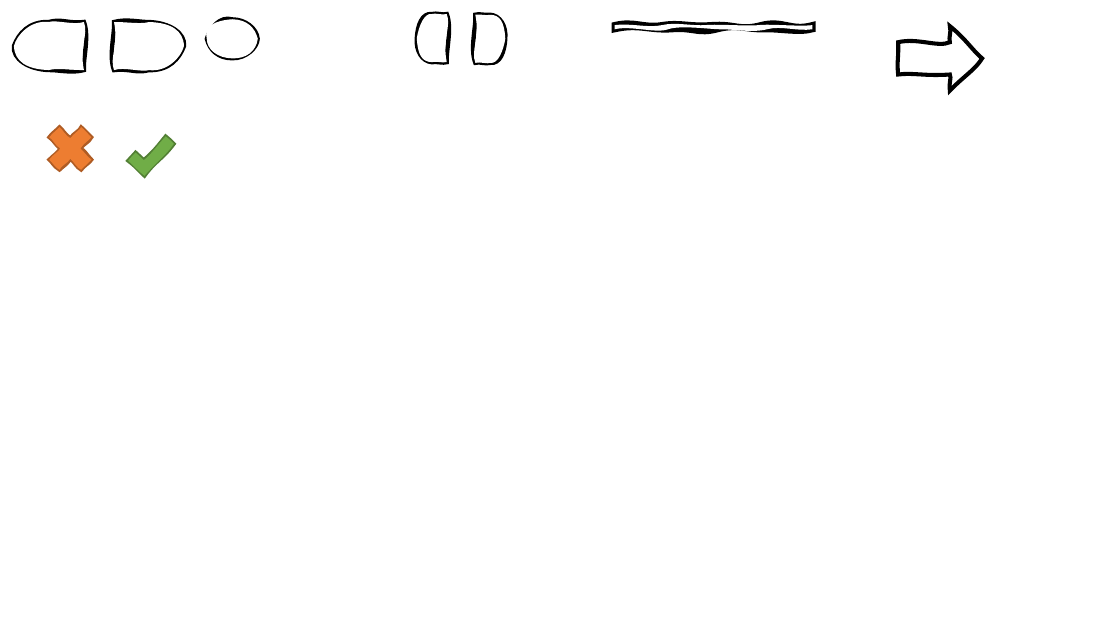
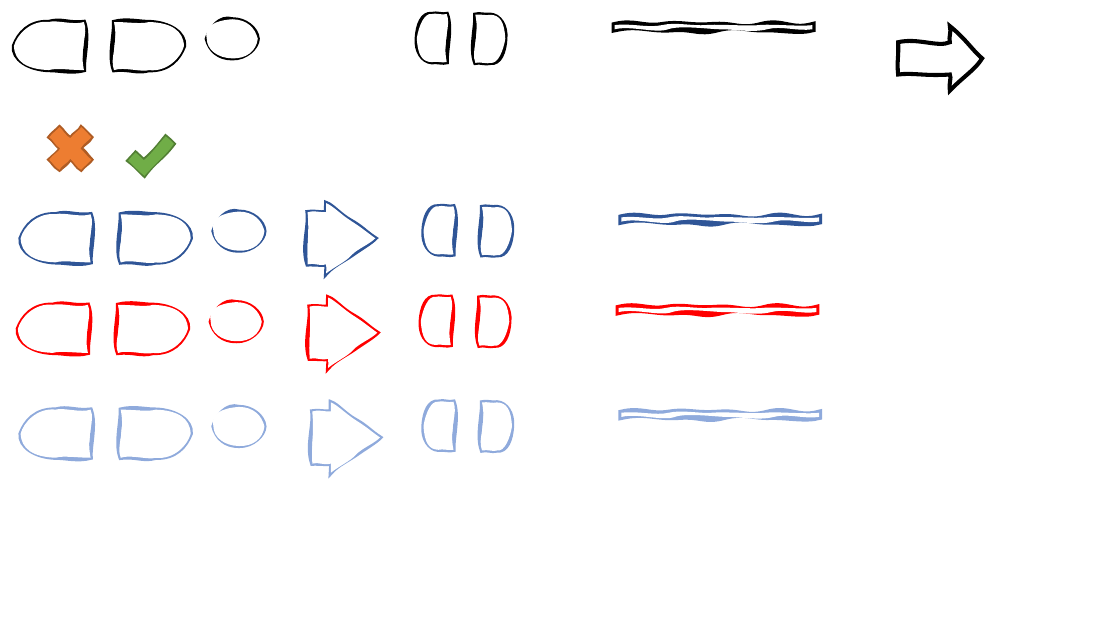
Before and after one commit to TiLuHa/perceptron, a slide deck: slide 28 of pptx/Birnen.pptx. Drawn at 1120x630 pixels with LibreOffice and Linux fonts; fonts in the diff are those of the drawing. Boxes give left, top, right and bottom in pixels: in the first picture for what was removed or moved away, otherwise in the second. Text is boxed around its words. In the diff, an @@ line names an element or a change of style, - is before the commit and + after.

Commit message:
slides angepasst

```diff
--- a/pptx/Birnen.pptx
+++ b/pptx/Birnen.pptx
@@ freeform shape added at box(308, 203, 376, 274), fill #FFFFFF, outline #2F5597 3.75 pt @@
@@ freeform shape added at box(423, 207, 454, 255), fill #FFFFFF, outline #2F5597 3.75 pt @@
@@ freeform shape added at box(482, 208, 513, 255), fill #FFFFFF, outline #2F5597 3.75 pt @@
@@ freeform shape added at box(21, 214, 91, 262), fill #FFFFFF, outline #2F5597 3.75 pt @@
@@ freeform shape added at box(121, 214, 191, 262), fill #FFFFFF, outline #2F5597 3.75 pt @@
@@ freeform shape added at box(213, 212, 265, 251), fill #FFFFFF, outline #2F5597 3.5 pt @@
@@ freeform shape added at box(622, 218, 819, 222), fill #FFFFFF, outline #2F5597 5.25 pt @@
@@ freeform shape added at box(310, 297, 378, 368), fill #FFFFFF, outline #FF0000 3.75 pt @@
@@ freeform shape added at box(421, 297, 451, 344), fill #FFFFFF, outline #FF0000 3.75 pt @@
@@ freeform shape added at box(480, 297, 510, 345), fill #FFFFFF, outline #FF0000 3.75 pt @@
@@ freeform shape added at box(18, 305, 87, 353), fill #FFFFFF, outline #FF0000 3.75 pt @@
@@ freeform shape added at box(118, 305, 187, 353), fill #FFFFFF, outline #FF0000 3.75 pt @@
@@ freeform shape added at box(211, 302, 262, 342), fill #FFFFFF, outline #FF0000 3.5 pt @@
@@ freeform shape added at box(619, 308, 817, 313), fill #FFFFFF, outline #FF0000 5.25 pt @@
@@ freeform shape added at box(21, 410, 91, 458), fill #FFFFFF, outline #8FAADC 3.75 pt @@
@@ freeform shape added at box(121, 410, 191, 458), fill #FFFFFF, outline #8FAADC 3.75 pt @@
@@ freeform shape added at box(213, 407, 265, 446), fill #FFFFFF, outline #8FAADC 3.5 pt @@
@@ freeform shape added at box(313, 402, 381, 473), fill #FFFFFF, outline #8FAADC 3.75 pt @@
@@ freeform shape added at box(423, 402, 454, 450), fill #FFFFFF, outline #8FAADC 3.75 pt @@
@@ freeform shape added at box(482, 402, 513, 450), fill #FFFFFF, outline #8FAADC 3.75 pt @@
@@ freeform shape added at box(622, 413, 819, 417), fill #FFFFFF, outline #8FAADC 5.25 pt @@
```
Also in this commit, not shown: 4 other files.
